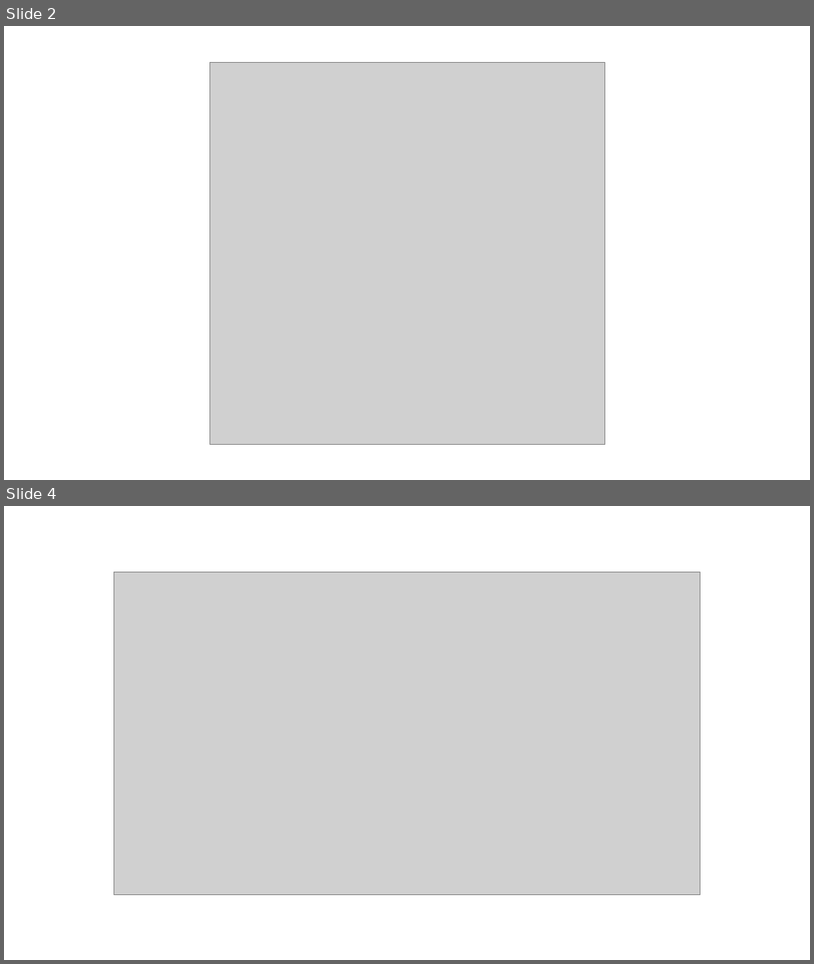
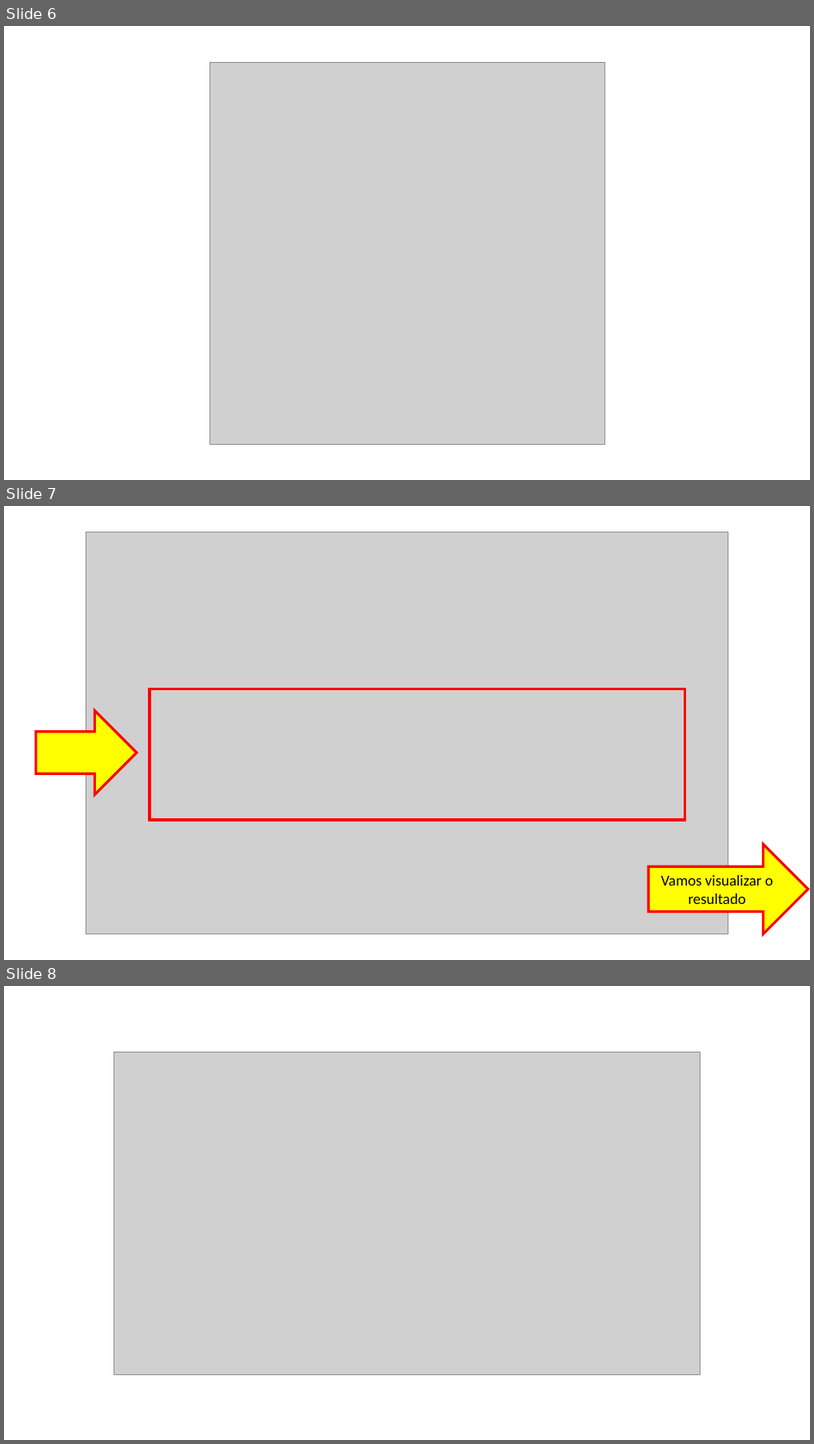
Before and after one commit to guilhermehsouza/AulaHTML, a slide deck: Aula 05 - Exemplo 3.pptx. Shown one above the other, each under a label of ours: slides 2 and 4 before the commit, slides 6, 7 and 8 after it; the slides between them are not shown. The pictures are 814x964 and 814x1444 pixels, drawn with LibreOffice and Linux fonts; fonts in the diff are those of the drawing; grey boxes stand for pictures. Boxes give left, top, right and bottom in pixels: in the first picture for what was removed or moved away, otherwise in the second. Text is boxed around its words. In the diff, an @@ line names an element or a change of style, - is before the commit and + after.

```diff
--- a/Aula 05 - Exemplo 3.pptx
+++ b/Aula 05 - Exemplo 3.pptx
@@ slide 7 added at <box>4,506,810,960</box>, background #FFFFFF @@
@@ picture added at <box>86,532,729,934</box> @@
@@ rectangle added at <box>150,688,685,820</box>, outline #FF0000 3 pt @@
@@ right arrow added at <box>36,711,137,795</box>, fill #FFFF00, outline #FF0000 3 pt @@
@@ right arrow added at <box>649,844,809,934</box>, fill #FFFF00, outline #FF0000 3 pt, 18 pt, text #000000 @@
+Vamos visualizar o resultado
@@ what was slide 2 is now slide 6 @@
@@ what was slide 4 is now slide 8 @@
```
Also in this commit, not shown: 1 slide changed, 11 other slides added, 8 slides removed, 1 other file.
